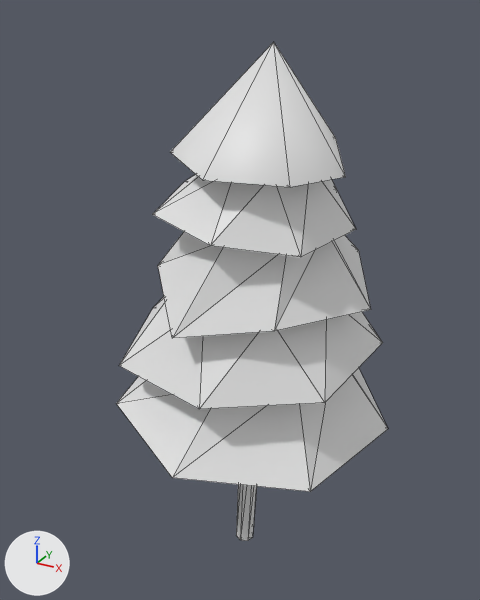
Two versions of the FBX model Assets/Resources/meshes/world/tree- fat.FBX, one commit apart.
Before and after are seen from a 50 mm camera at (0.125, -0.216, 0.228) aimed at (0.001, 0.01, 0.114). The lights are fixed; the arrows at lower left show +X, +Y and +Z. Mesh edges are drawn as thin lines. Materials are left out; every surface is plain grey. Vertices at the same position are counted once.

Script lines for the objects in view, before the commit:
```python
me_mesh = bpy.data.meshes.new('Mesh')
me_mesh.from_pydata(...)  # 78 vertices, 152 faces; spans x -4.4..5.2, y -3.7..5.8, z -1.6..17.4
me_mesh.materials.append(mat_01___default)
ob_tree__fat = bpy.data.objects.new('tree- fat', me_mesh)
ob_tree__fat.location = (0.0, 0.0, 0.0)
ob_tree__fat.scale = (0.0125, 0.0125, 0.0125)
```
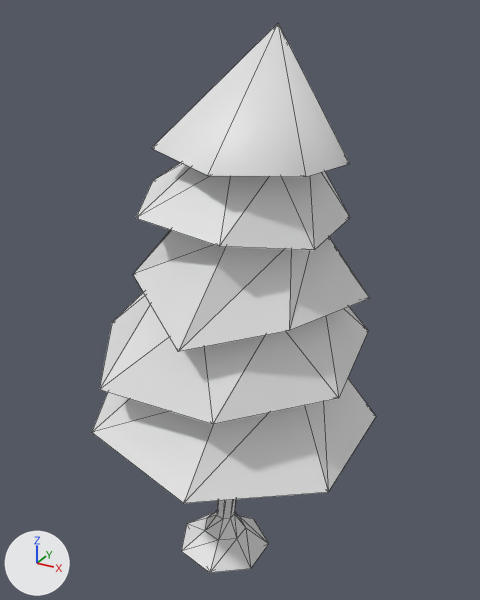
Pixel boxes (x1, y1, x2, y2) of what changed, in the pictures (480 x 600 px):
```json
{"object": "tree- fat", "change": "reshaped, moved, turned", "before": [116, 42, 388, 541], "after": [92, 24, 376, 573]}
{"part": 1, "of": "me_mesh", "change": "built on", "before": [236, 484, 257, 541], "after": [182, 499, 269, 573]}
```

Edits to the scene script, one JSON object a line:
```json
{"block": "me_mesh", "where": "# used by ob_tree__fat; location = (0.0, 0.0, 0.0); scale = (0.0125, 0.0125, 0.0125)"}
{"op": "remove", "block": "me_mesh", "code": "me_mesh.from_pydata(...)  # 78 vertices, 152 faces; spans x -4.4..5.2, y -3.7..5.8, z -1.6..17.4"}
{"op": "add", "block": "me_mesh", "code": "me_mesh.from_pydata(...)  # 92 vertices, 180 faces; spans x -4.4..5.2, y -3.7..5.8, z -1.2..17.4"}
{"block": "me_mesh", "change": "me_mesh part 1"}
{"block": "me_mesh", "change": "1 vertex is removed from x -0.1, y 1.0, z -1.6"}
{"block": "me_mesh", "change": "8 faces are deleted"}
{"block": "me_mesh", "change": "4 vertices in x -0.4..0.2, y 1.1..1.7, z -1.6 move by (0.0, 0.0, 1.8)"}
{"block": "me_mesh", "change": "2 vertices move from x 0.1..0.3, y 1.4..1.7, z -1.6 to x 0.1..0.3, y 1.4..1.7, z 0.1"}
{"block": "me_mesh", "change": "15 vertices are added at x -1.8..1.6, y -0.4..2.9, z -1.2..0.2"}
{"block": "me_mesh", "change": "36 new faces join them"}
{"op": "set", "path": "ob_tree__fat.location", "old": "(0.0, 0.0, 0.0)", "new": "(0.0038, -0.0175, 0.0057)"}
{"op": "set", "path": "ob_tree__fat.rotation_euler", "old": "(0.0, 0.0, 0.0)", "new": "(0.0, 0.0, 0.262)", "note": "degrees (0, 0, 0) -> degrees (0, 0, 15)"}
```
